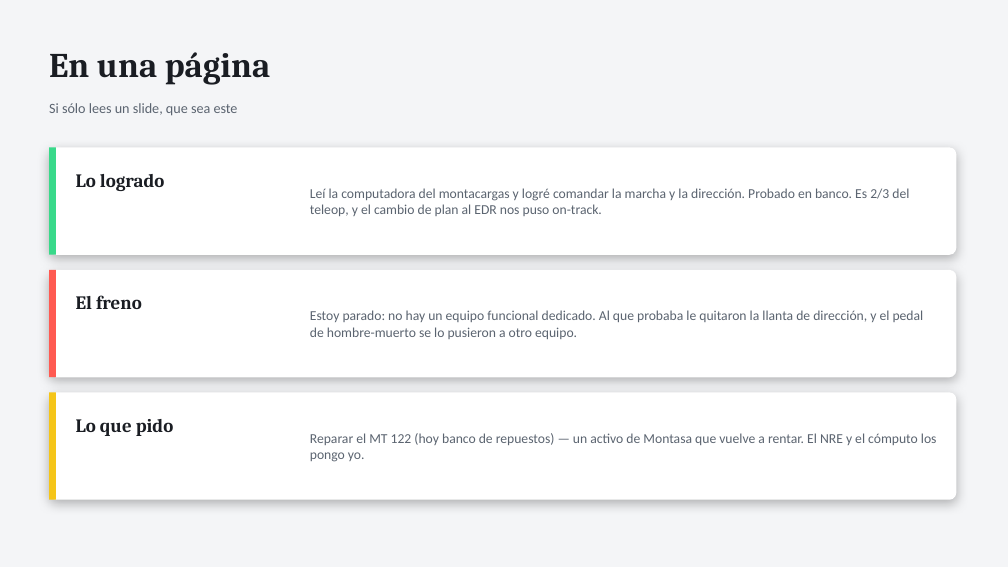
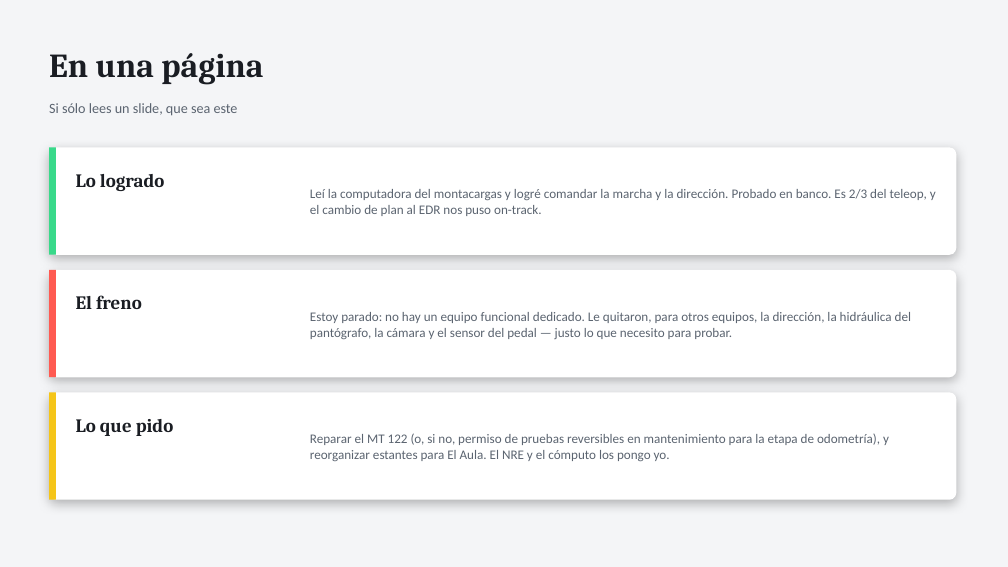
Before and after one commit to Rodzilla-TheCreator/tata, a slide deck: slide 2 of presentaciones/TaTa_Estado_y_Pedido_Omar.pptx. Drawn at 1008x567 pixels with LibreOffice and Linux fonts; fonts in the diff are those of the drawing. Boxes give left, top, right and bottom in pixels: in the first picture for what was removed or moved away, otherwise in the second. Text is boxed around its words. In the diff, an @@ line names an element or a change of style, - is before the commit and + after.

```diff
--- a/presentaciones/TaTa_Estado_y_Pedido_Omar.pptx
+++ b/presentaciones/TaTa_Estado_y_Pedido_Omar.pptx
@@ text "En una página" at box(49, 53, 263, 85): size 33 to 32 pt @@
@@ text "Leí la computadora del montacargas ..." at box(310, 189, 936, 216): size 13 to 12.5 pt @@
@@ text at box(310, 312, 911, 339): text changed; size 13 to 12.5 pt @@
-Estoy parado: no hay un equipo funcional dedicado. Al que probaba le quitaron la llanta de dirección, y el pedal de hombre-muerto se lo pusieron a otro equipo.
+Estoy parado: no hay un equipo funcional dedicado. Le quitaron, para otros equipos, la dirección, la hidráulica del pantógrafo, la cámara y el sensor del pedal — justo lo que necesito para probar.
@@ text at box(310, 433, 889, 461): text changed; size 13 to 12.5 pt @@
-Reparar el MT 122 (hoy banco de repuestos) — un activo de Montasa que vuelve a rentar. El NRE y el cómputo los pongo yo.
+Reparar el MT 122 (o, si no, permiso de pruebas reversibles en mantenimiento para la etapa de odometría), y reorganizar estantes para El Aula. El NRE y el cómputo los pongo yo.
```
Also in this commit, not shown: 8 other slides changed, 8 slides added, 3 slides removed, 2 other files.
